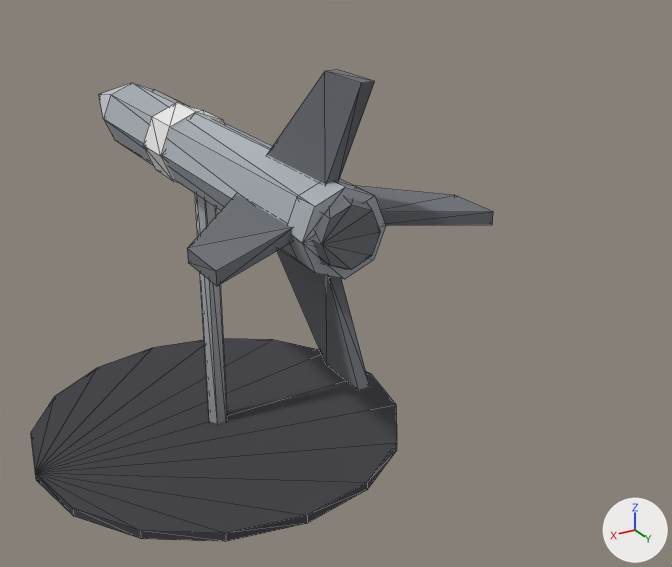
An edit to the glTF model csharp/Unciv.Godot/Packs/units/models/unit/Guided Missile.glb, drawn before and after from the same camera.
Before and after are seen from a 50 mm lens placed at (0.38, 0.91, 0.607), pointed at (-0.12, 0.077, 0.19). The axes (+X, +Y, +Z) are drawn at lower right. The lights are the same throughout. The older version comes first. Mesh edges are drawn as thin lines. Vertices at exactly the same position are counted once.

In view in the first picture: 'Body'.
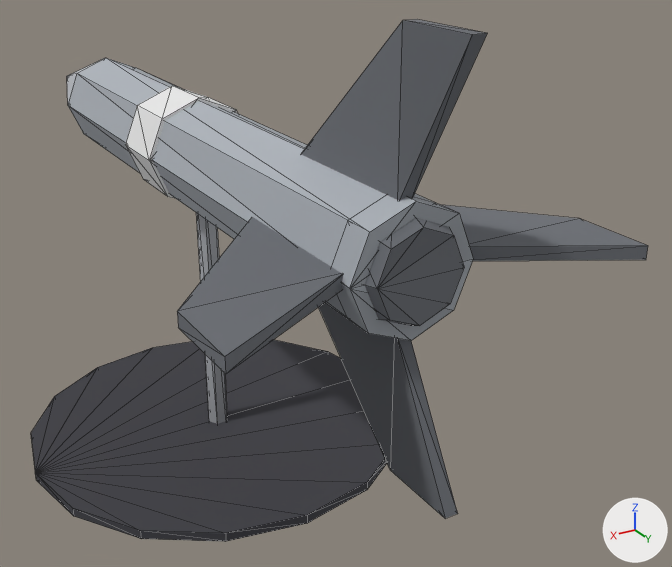
Changed parts and their boxes [x1, y1, x2, y2] in the pictures (672 x 567 px; the box of a moved part takes in the faces that stretch with it):
'Body', reshaped (33% wider, 11% taller)
    before: [31, 70, 493, 542]
    after: [31, 19, 648, 542]
part 1 of me_body, moved or reshaped
    before: [143, 102, 224, 183]
    after: [125, 86, 238, 199]
part 2 of me_body, moved or reshaped
    before: [267, 70, 375, 184]
    after: [301, 19, 487, 201]
part 3 of me_body, moved or reshaped
    before: [356, 186, 493, 225]
    after: [441, 205, 648, 261]
part 4 of me_body, moved or reshaped
    before: [277, 249, 370, 390]
    after: [319, 303, 458, 518]
part 5 of me_body, moved or reshaped
    before: [187, 194, 293, 286]
    after: [177, 217, 343, 374]
part 6 of me_body, moved or reshaped
    before: [312, 198, 380, 270]
    after: [365, 218, 464, 326]
part 7 of me_body, moved or reshaped
    before: [99, 83, 386, 279]
    after: [67, 58, 473, 341]

The change, as a diff of the scene's bpy script:
```diff
--- a/csharp/Unciv.Godot/Packs/units/models/unit/Guided Missile.glb.py
+++ b/csharp/Unciv.Godot/Packs/units/models/unit/Guided Missile.glb.py
@@ me_body @@
 # used by ob_body; location = (0.0, 0.0, 0.0)
-me_body.from_pydata(...)  # 125 vertices, 220 faces; spans x -0.22..0.22, y -0.356..0.324, z 0.0..0.47
+me_body.from_pydata(...)  # 125 vertices, 220 faces; spans x -0.22..0.22, y -0.51..0.45, z 0.0..0.521
+# me_body part 1: the loose piece of 16 vertices spanning x -0.043..0.043, y -0.067..-0.013, z 0.297..0.383 is scaled about its middle by 1.39
+# me_body part 2: the loose piece of 8 vertices spanning x -0.006..0.006, y 0.162..0.324, z 0.376..0.47 is scaled about its middle by (1, 1.39, 1.39), then moved by (0.0, 0.094, 0.032)
+# me_body part 3: the loose piece of 8 vertices spanning x -0.131..-0.036, y 0.162..0.324, z 0.334..0.346 is scaled about the mesh origin by (1.39, 1.39, 1)
+# me_body part 4: the loose piece of 8 vertices spanning x -0.006..0.006, y 0.162..0.324, z 0.209..0.304 is scaled about its middle by (1, 1.39, 1.39), then moved by (0.0, 0.094, -0.032)
+# me_body part 5: the loose piece of 8 vertices spanning x 0.036..0.131, y 0.162..0.324, z 0.334..0.346 is scaled about the mesh origin by (1.39, 1.39, 1)
+# me_body part 6: the loose piece of 16 vertices spanning x -0.041..0.041, y 0.262..0.302, z 0.299..0.38 is scaled about its middle by (1.39, 1, 1.39), then moved by (0.0, 0.098, 0.0)
+# me_body part 7: the loose piece of 17 vertices spanning x -0.041..0.041, y -0.356..0.292, z 0.299..0.38 is scaled about its middle by 1.39, then moved by (0.0, -0.028, 0.0)
 me_body.materials.append(mat_teamcolor)
```
